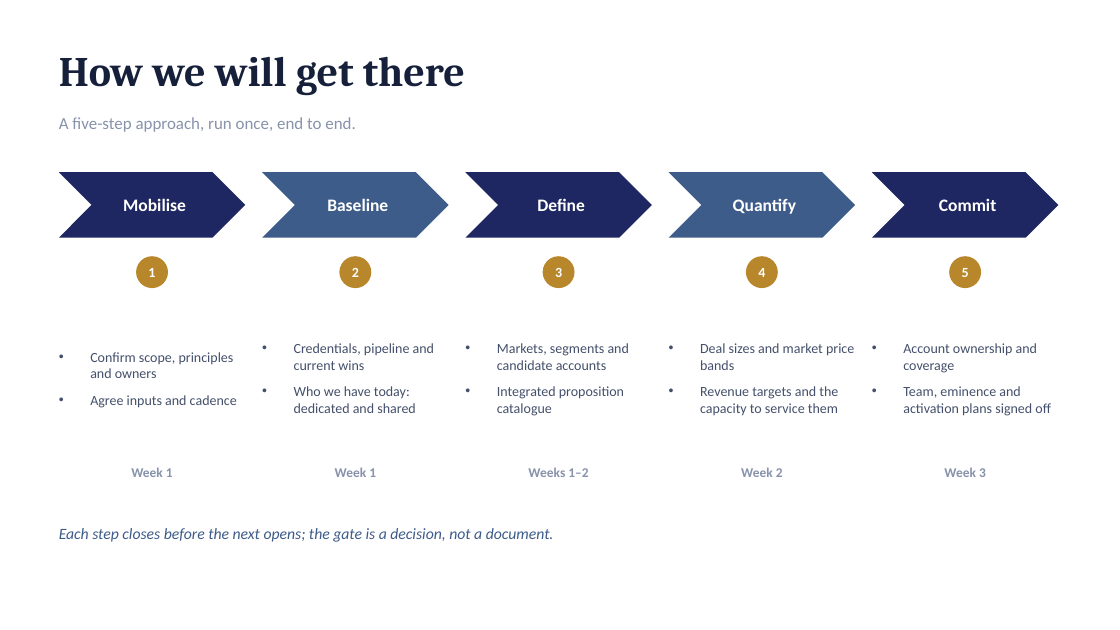
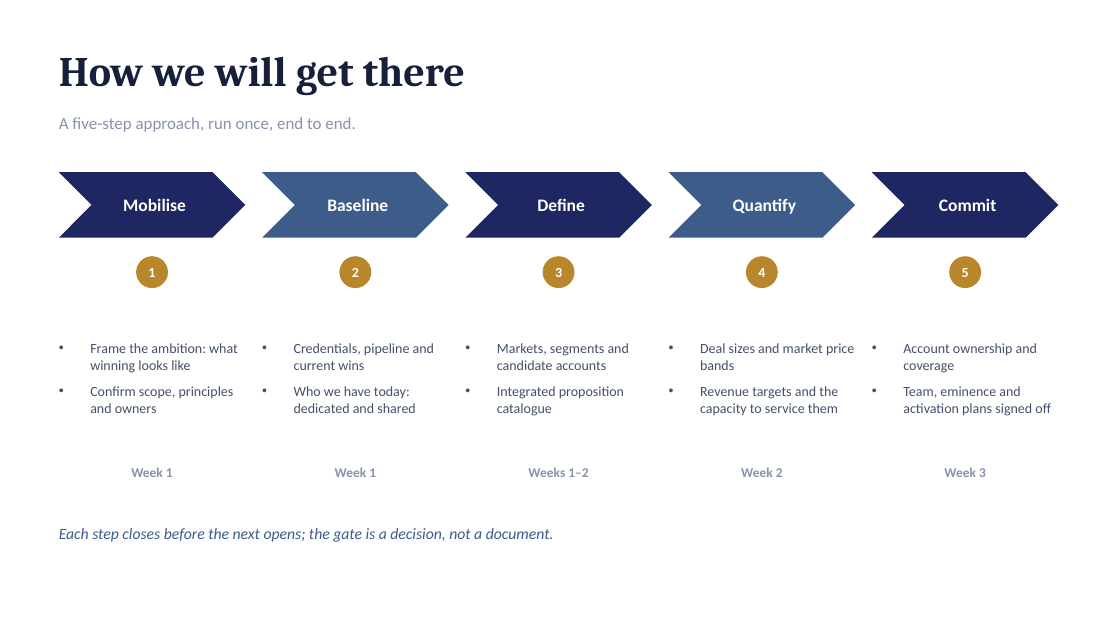
Before and after one commit to dhajjar-cyber/bae, a slide deck: slide 6 of FSI strategy/EAIND-FSI-Strategy-Development-Plan.pptx. Drawn at 1120x630 pixels with LibreOffice and Linux fonts; fonts in the diff are those of the drawing. Boxes give left, top, right and bottom in pixels: in the first picture for what was removed or moved away, otherwise in the second. Text is boxed around its words. In the diff, an @@ line names an element or a change of style, - is before the commit and + after.

```diff
--- a/FSI strategy/EAIND-FSI-Strategy-Development-Plan.pptx
+++ b/FSI strategy/EAIND-FSI-Strategy-Development-Plan.pptx
@@ text at bbox=[90, 343, 238, 373]: paragraph added @@
+• Frame the ambition: what winning looks like
@@ text at bbox=[90, 395, 237, 408]: paragraph removed @@
-• Agree inputs and cadence
```
Also in this commit, not shown: 3 other slides changed, 3 slides added, 1 slide removed, 2 other files.
